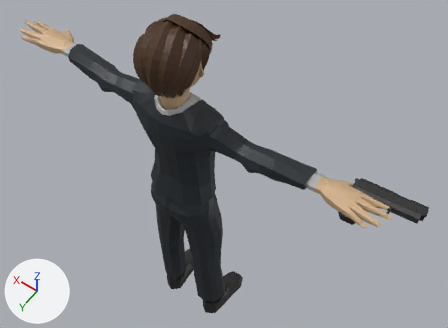
The glTF model public/models/character/character.glb: old version first, new version second.
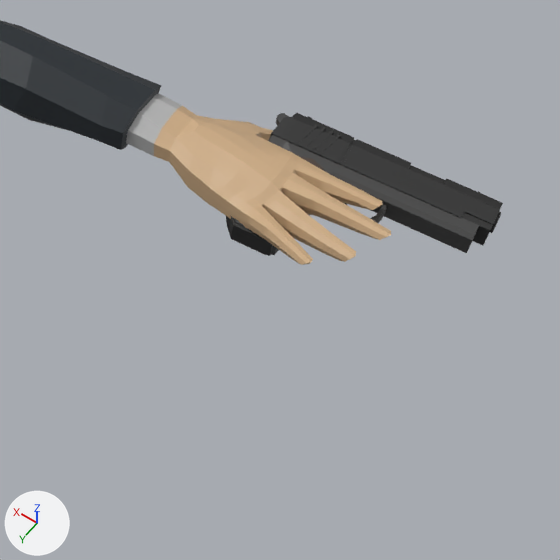
The first picture shows the older version from a 50 mm lens placed at (-1.031, 1.105, 3.122), pointed at (-0.069, -0.242, 1.005). The close-ups show the older and then the newer version on the part from 59% to 100% of the width and 43% to 99% of the height of that picture. Only the edits that show in the close-ups are written down. Every picture has the same lights, and +X, +Y and +Z are marked at lower left.

The first close-up shows 'Pistol', 'Suit_Body'.
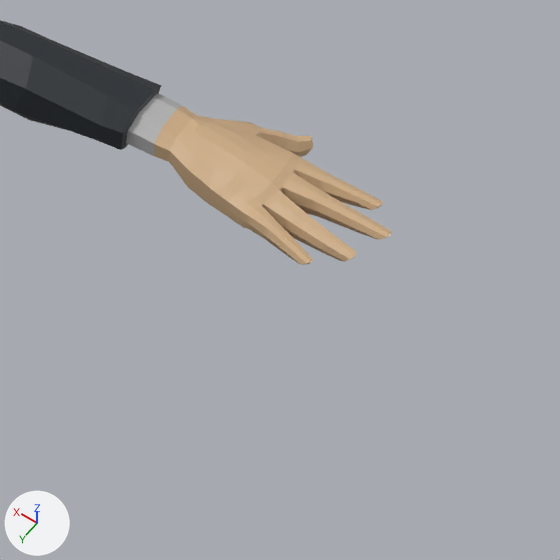
The edits, one by one:
Object 'Pistol' (ob_pistol) is deleted.

Changed parts and their boxes [x1, y1, x2, y2] in the close-ups (560 x 560 px):
'Pistol', deleted
    before: [226, 113, 503, 256]
    faces in mat_black (black #242424): [226, 113, 503, 256]
    faces in mat_grey (dark grey #3f3f3f): [234, 113, 482, 255]
